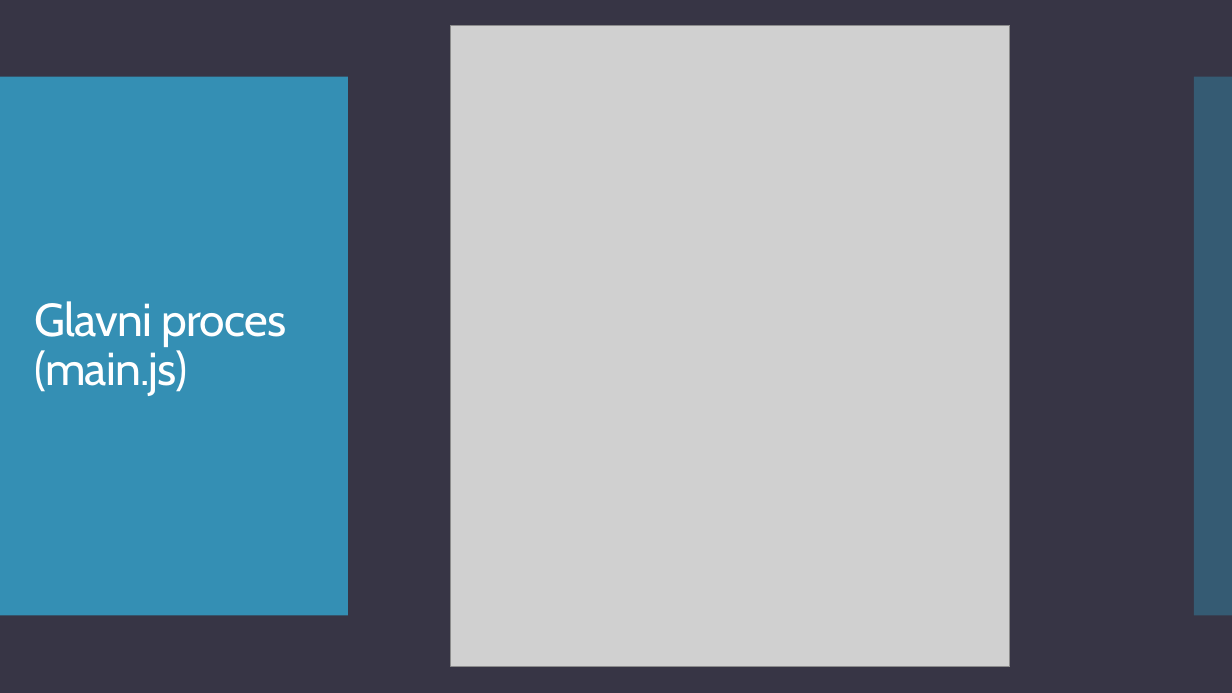
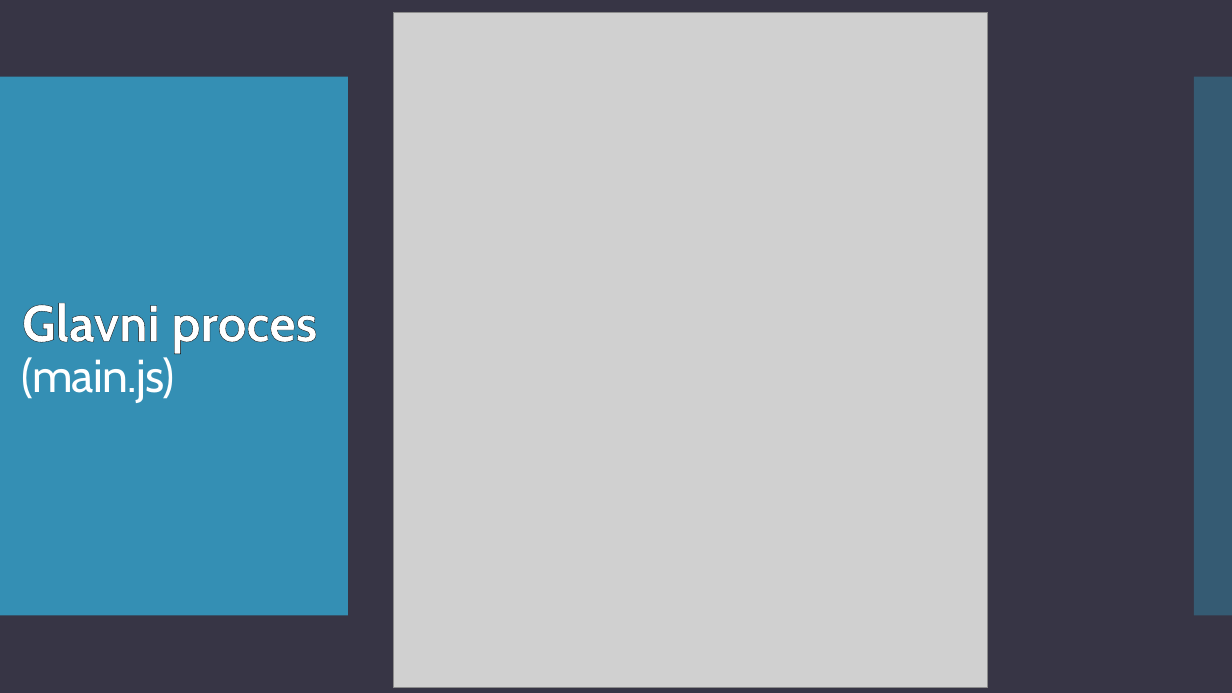
Before and after one commit to teodora18040cvetkovic/electron_react, a slide deck: slide 7 of Electron.pptx. Drawn at 1232x693 pixels with LibreOffice and Linux fonts; fonts in the diff are those of the drawing; grey boxes stand for pictures. Boxes give left, top, right and bottom in pixels: in the first picture for what was removed or moved away, otherwise in the second. Text is boxed around its words. In the diff, an @@ line names an element or a change of style, - is before the commit and + after.

```diff
--- a/Electron.pptx
+++ b/Electron.pptx
@@ picture: place and size @@
-picture at [451,25,1010,667]
+picture at [393,12,987,688]
@@ title "Glavni proces (main.js)": place and size @@
-title "Glavni proces (main.js)" at [35,301,286,396]
+title "Glavni proces (main.js)" at [22,303,317,403]
@@ title "Glavni proces (main.js)" at [22,303,317,403]: size 36 to 40 pt, letter spacing -0.6 to 0 pt, letter outline none to #000000 0.75 pt, bold on in "Glavni proces" @@
```
Also in this commit, not shown: 21 other slides changed.
